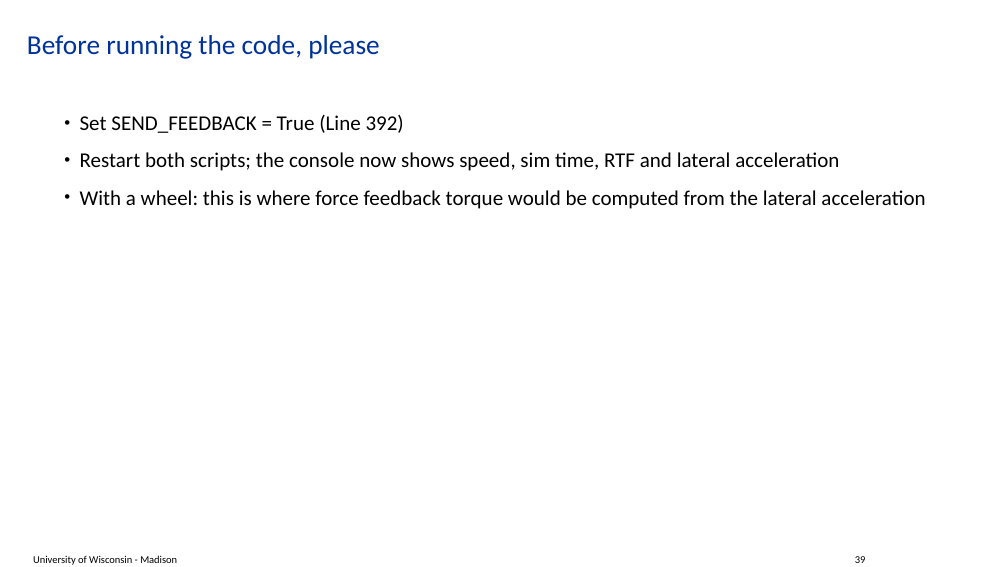
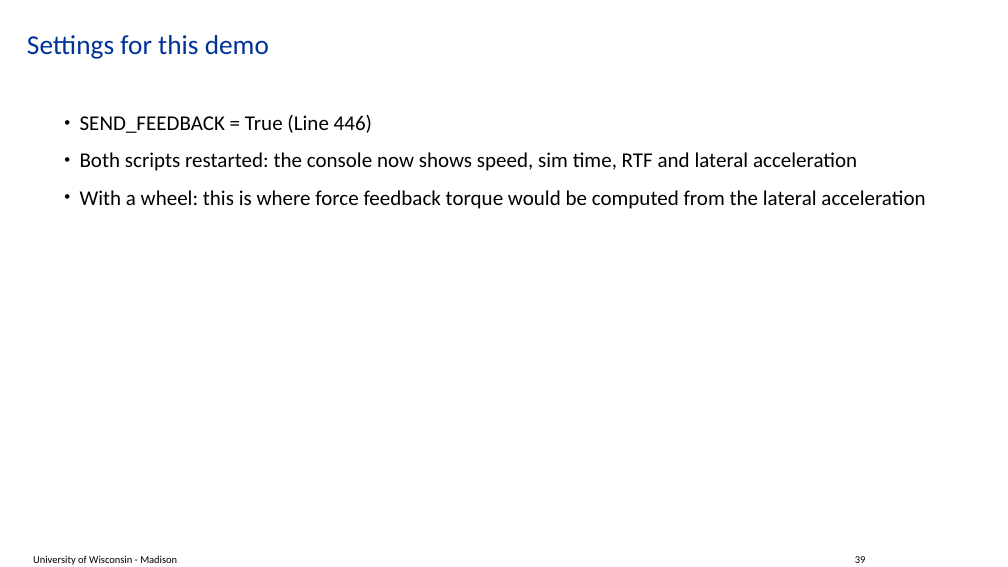
Before and after one commit to ksha23/chrono-hil-tutorial, a slide deck: slide 39 of tutorial_HIL_driver.pptx. Drawn at 1008x567 pixels with LibreOffice and Linux fonts; fonts in the diff are those of the drawing; background and template pictures are left out. Boxes give left, top, right and bottom in pixels: in the first picture for what was removed or moved away, otherwise in the second. Text is boxed around its words. In the diff, an @@ line names an element or a change of style, - is before the commit and + after.

```diff
--- a/tutorial_HIL_driver.pptx
+++ b/tutorial_HIL_driver.pptx
@@ title at box(27, 35, 269, 59): text changed @@
-Before running the code, please
+Settings for this demo
@@ text at box(80, 115, 857, 171): text changed @@
-• Set SEND_FEEDBACK = True (Line 392)
-• Restart both scripts; the console now shows speed, sim time, RTF and lateral acceleration
+• SEND_FEEDBACK = True (Line 446)
+• Both scripts restarted: the console now shows speed, sim time, RTF and lateral acceleration
```
Also in this commit, not shown: 13 other slides changed, 3 other files.
